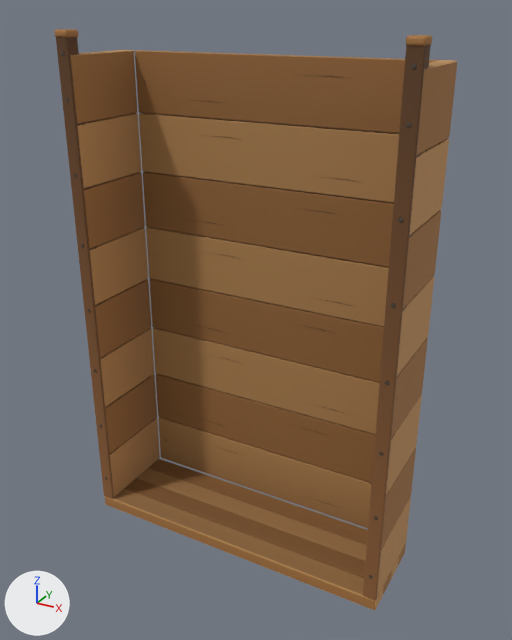
A saved change to the glTF model play/labs/snack-drop/assets/models/containers/container_pantry.glb.
Camera for both pictures: a camera (50 mm lens) standing at (6.79, -11.96, 11.22) and looking at (0.16, 0.11, 5.19). Arrows for +X, +Y and +Z are at lower left; the lights stay in place. The first picture is the older version. Where no turn or scale is listed for an object, it has been applied to the vertices. Vertices at exactly the same position are counted once.

In view in the first picture: 'Back slat', 'Base plank', 'Front stile', 'Front stile.001', 'Side slat', 'Side slat.008'.
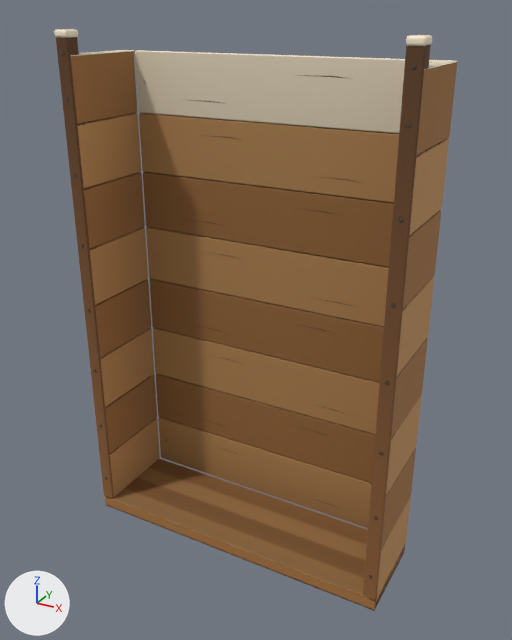
Where the newer file only moved an object's origin or applied its transform, the numbers keep the older frame.

Pixel boxes (x1, y1, x2, y2) of what changed, in the pictures (512 x 640 px):
part 1 of me_cube, recoloured (brown to beige): (135, 50, 439, 133) in both
part 2 of me_cube, recoloured (brown to beige): (135, 50, 439, 133) in both
part 3 of me_cube_034, recoloured (lighter): (406, 35, 432, 46) in both

Diff of the bpy script that builds the scene:
```diff
--- a/play/labs/snack-drop/assets/models/containers/container_pantry.glb.py
+++ b/play/labs/snack-drop/assets/models/containers/container_pantry.glb.py
@@ mat_trim @@
+mat_trim = bpy.data.materials.new('trim')
+mat_trim.use_nodes = True; mat_trim.node_tree.nodes.clear()
+_N = mat_trim.node_tree.nodes; _L = mat_trim.node_tree.links
+n0 = _N.new('ShaderNodeBsdfPrincipled'); n0.name = 'Principled BSDF'
+n0.inputs[2].default_value = 0.58  # 'Roughness'
+n1 = _N.new('ShaderNodeOutputMaterial'); n1.name = 'Material Output'
+n2 = _N.new('ShaderNodeVertexColor'); n2.name = 'Color Attribute'
+_L.new(n0.outputs[0], n1.inputs[0])  # 'BSDF' to 'Surface'
+_L.new(n2.outputs[0], n0.inputs[0])  # 'Color' to 'Base Color'
@@ me_cube @@
 me_cube.from_pydata(...)  # 480 vertices, 768 faces; spans x -3.3..3.3, y -0.08..0.08, z -0.64..9.74
 # used by ob_back_slat; location = (0.0, 1.08, 0.65)
+# me_cube part 1: 44 kept faces spanning x -3.3..3.3, y -0.08..0.08, z 8.46..9.74 get new vertex colours; the middle colour goes from brown #9d6c3b to beige #efe2c7
+# me_cube part 2: 44 faces spanning x -3.3..3.3, y -0.08..0.08, z 8.46..9.74 switch from mat_satin_wooden_boards to mat_trim
 me_cube.materials.append(mat_inset_nail_heads)
@@ me_cube_034 @@
 me_cube_034.from_pydata(...)  # 224 vertices, 408 faces; spans x -0.16..0.16, y -0.17..0.19, z -5.42..5.43
 # used by ob_front_stile_001; location = (3.45, -0.87, 5.42)
+# me_cube_034 part 3: 100 faces centred in x -0.16..0.16, y -0.17..0.19, z 5.29..5.43 are repainted in the vertex colours; the middle colour goes from brown #a7743f to beige #fff1d4
 me_cube_034.materials.append(mat_satin_wooden_boards)
```
